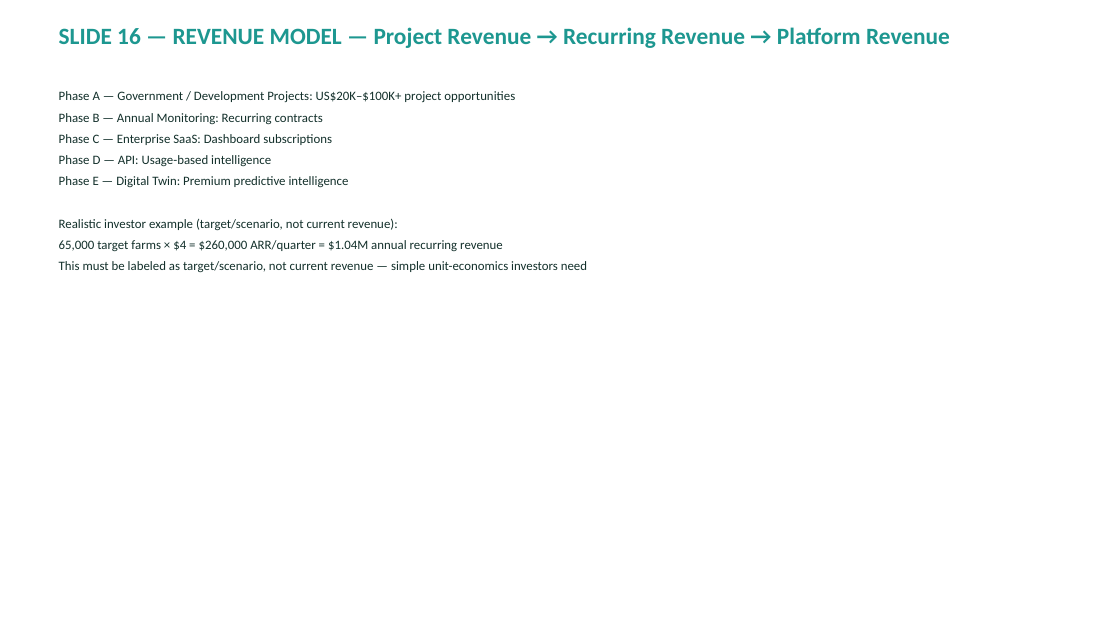
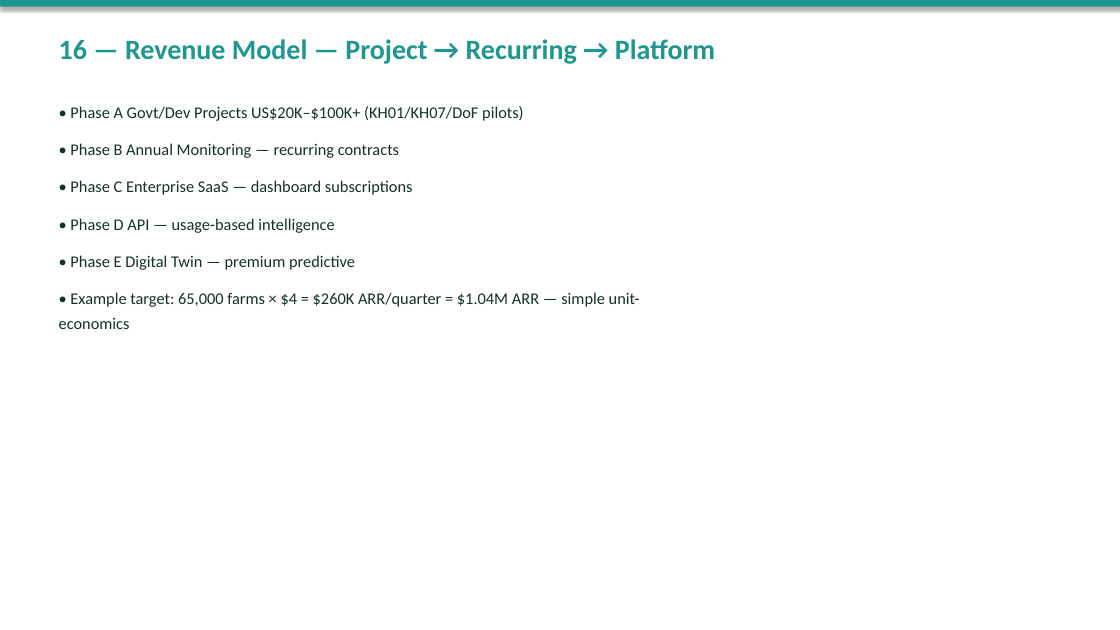
Before and after one commit to bdcrops/web, a slide deck: slide 17 of nextunicorn/BDCrops-Professional-Deck.pptx. Drawn at 1120x630 pixels with LibreOffice and Linux fonts; fonts in the diff are those of the drawing. Boxes give left, top, right and bottom in pixels: in the first picture for what was removed or moved away, otherwise in the second. Text is boxed around its words. In the diff, an @@ line names an element or a change of style, - is before the commit and + after.

```diff
--- a/nextunicorn/BDCrops-Professional-Deck.pptx
+++ b/nextunicorn/BDCrops-Professional-Deck.pptx
@@ rectangle added at <box>0,0,1120,7</box>, fill #1D9790 @@
@@ text at <box>59,39,715,64</box>: text changed; size 20 to 24 pt @@
-SLIDE 16 — REVENUE MODEL — Project Revenue → Recurring Revenue → Platform Revenue
+16 — Revenue Model — Project → Recurring → Platform
@@ text at <box>59,106,640,329</box>: text changed; size 11 to 14 pt @@
-Phase A — Government / Development Projects: US$20K–$100K+ project opportunities
-Phase B — Annual Monitoring: Recurring contracts
-Phase C — Enterprise SaaS: Dashboard subscriptions
-Phase D — API: Usage-based intelligence
-Phase E — Digital Twin: Premium predictive intelligence
-Realistic investor example (target/scenario, not current revenue):
-65,000 target farms × $4 = $260,000 ARR/quarter = $1.04M annual recurring revenue
-This must be labeled as target/scenario, not current revenue — simple unit-economics investors need
+• Phase A Govt/Dev Projects US$20K–$100K+ (KH01/KH07/DoF pilots)
+• Phase B Annual Monitoring — recurring contracts
+• Phase C Enterprise SaaS — dashboard subscriptions
+• Phase D API — usage-based intelligence
+• Phase E Digital Twin — premium predictive
+• Example target: 65,000 farms × $4 = $260K ARR/quarter = $1.04M ARR — simple unit-economics
```
Also in this commit, not shown: 17 other slides changed, 6 slides added, 7 slides removed, 2 other files.
